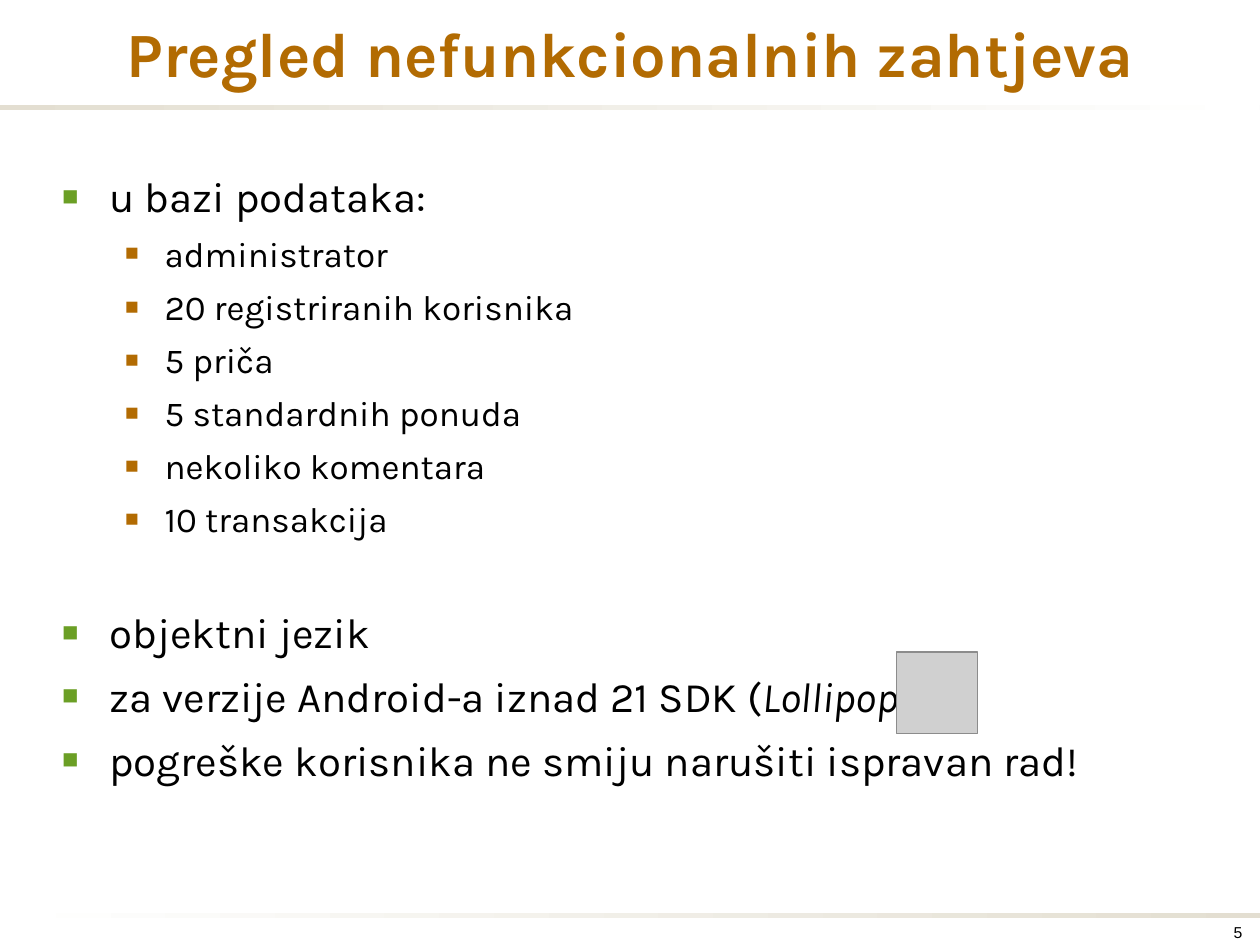
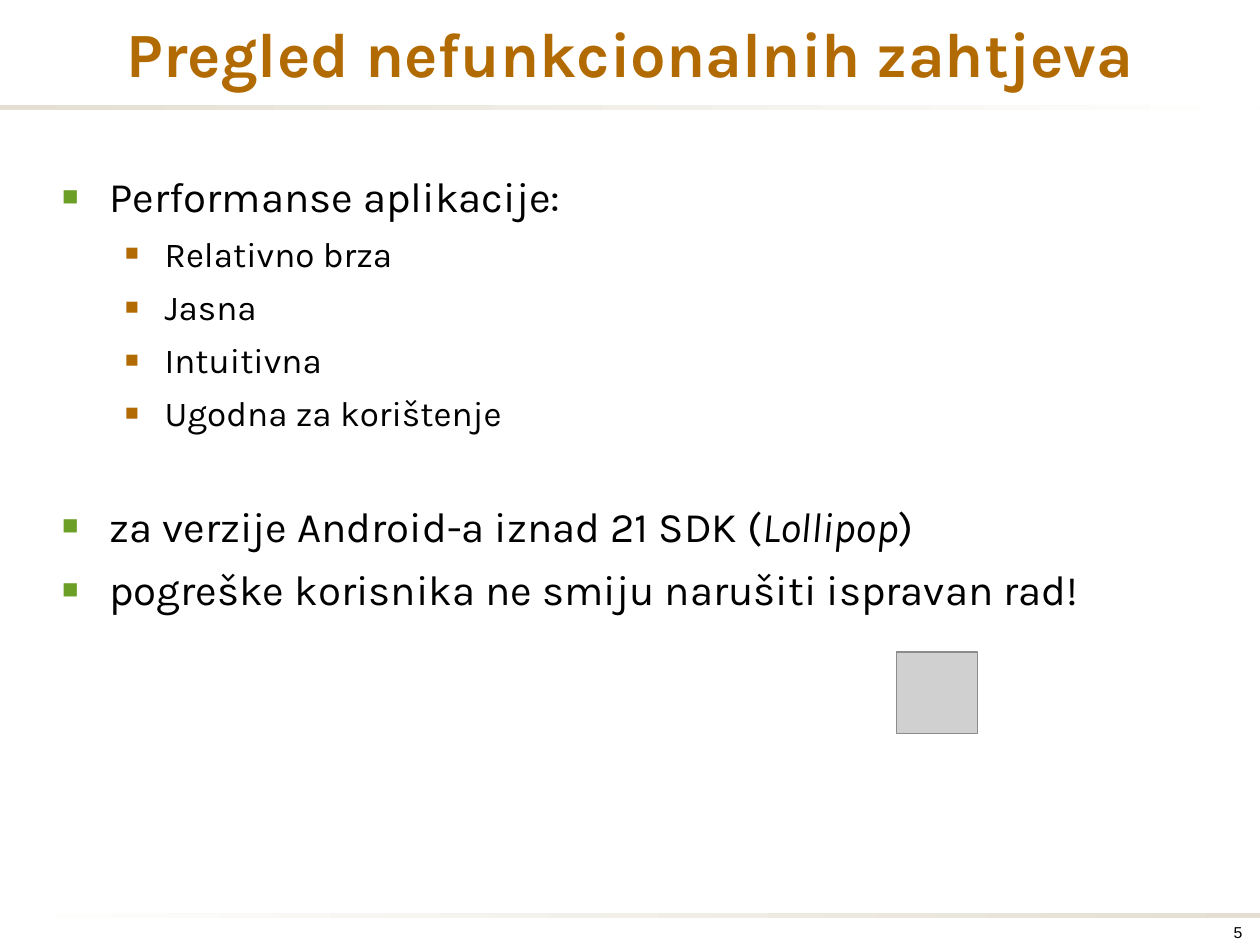
Before and after one commit to LovroLudvig/Software-Design-College-Project, a slide deck: slide 5 of PrezentacijaProjekata.pptx. Drawn at 1260x945 pixels with LibreOffice and Linux fonts; fonts in the diff are those of the drawing; grey boxes stand for pictures; background and template pictures are left out. Boxes give left, top, right and bottom in pixels: in the first picture for what was removed or moved away, otherwise in the second. Text is boxed around its words. In the diff, an @@ line names an element or a change of style, - is before the commit and + after.

Commit message:
Minor changes in presentation

```diff
--- a/PrezentacijaProjekata.pptx
+++ b/PrezentacijaProjekata.pptx
@@ text at box(109, 183, 560, 435): text changed @@
-■ u bazi podataka:
-  ■ administrator
-  ■ 20 registriranih korisnika
-  ■ 5 priča
-  ■ 5 standardnih ponuda
-  ■ nekoliko komentara
-  ■ 10 transakcija
-■ objektni jezik
+■ Performanse aplikacije:
+  ■ Relativno brza
+  ■ Jasna
+  ■ Intuitivna
+  ■ Ugodna za korištenje
```
Also in this commit, not shown: 1 other slide changed.
